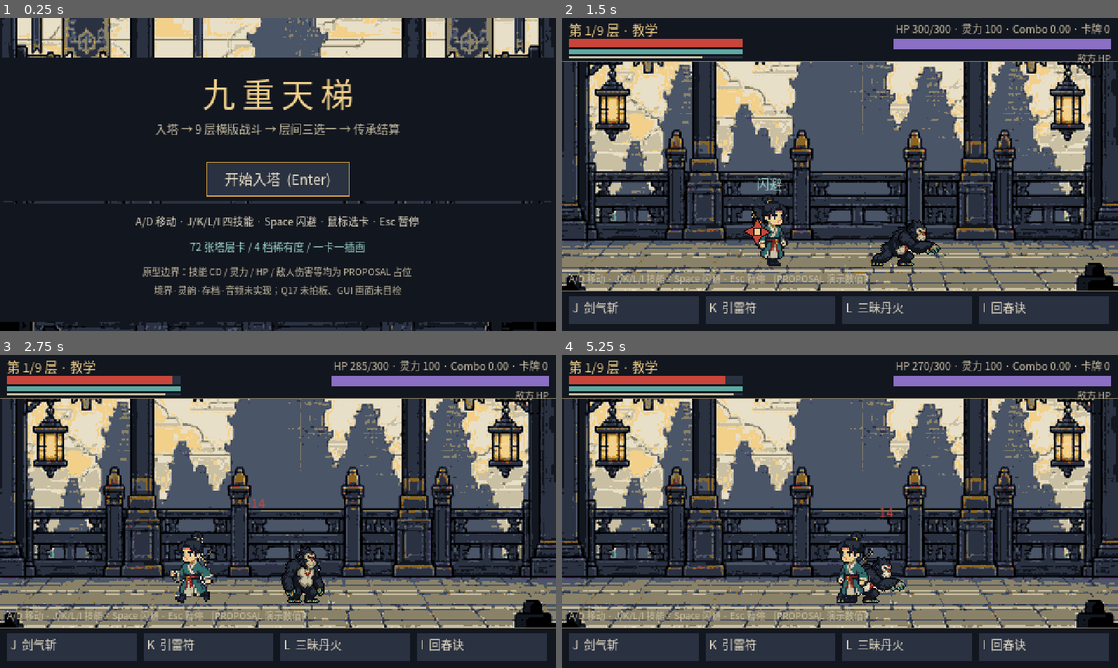
Above: before the commit, frames 1-4 (two rows, left to right).
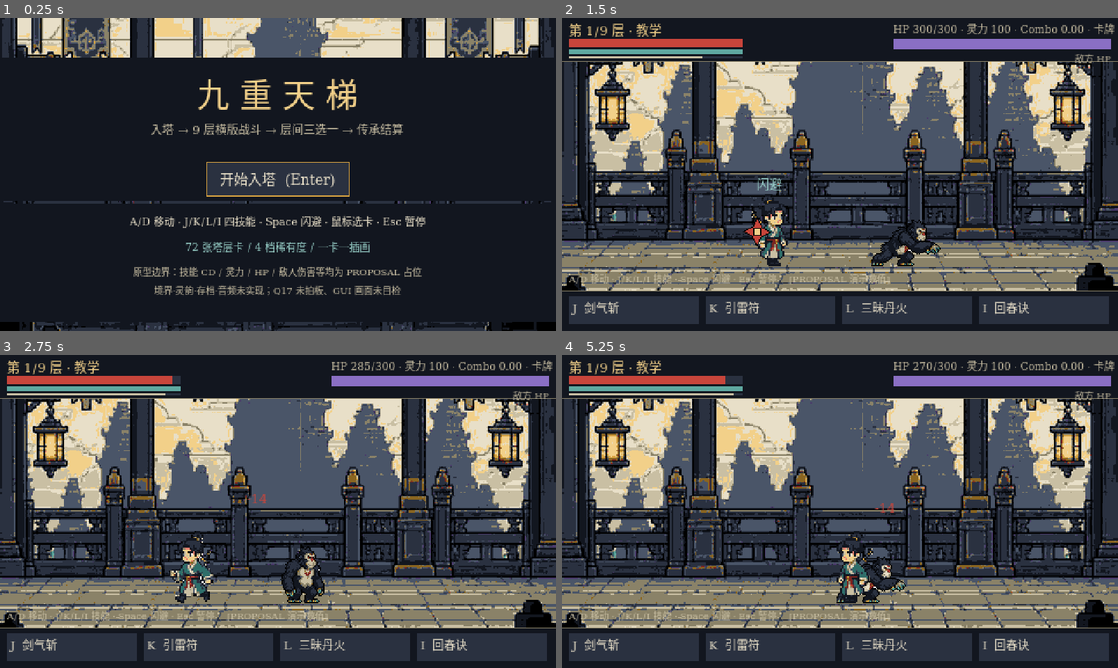
Above: after the commit, the same moments.

Repository: 718997675/xiaoxia-tower
Game: Godot game, scene res://scenes/TowerRun.tscn
Two runs of this game, one before a commit and one after it. Both use one fixed random seed, a clock stepped at 60 frames per second and the inputs below.
Inputs:
- Up to frame 1 (0.25 s): no input
- Up to frame 2 (1.5 s): click "开始入塔 (Enter)" at 0.5 s; tap Enter at 1.25 s; hold D (move_right) from 1.28 s (still down); tap Space (dodge) at 1.35 s
- Up to frame 3 (2.75 s): release D (move_right) at 2.03 s; hold A (move_left) from 2.03 s (still down); tap Enter at 2.1 s
- Up to frame 4 (5.25 s): release A (move_left) at 2.78 s; hold D (move_right) 2.78-4.28 s; tap one key every 0.75 s from 2.85 s: Keypad Enter Space (dodge) Enter Keypad Enter; hold A (move_left) from 4.28 s (still down)

The runs differ from the first frame. In frame 1, 5.2% of the frame differs, in the area x 23-77%, y 19-89%; in frame 2, 2.4%; in frame 3, 2.5%; in frame 4, 2.5%.

Commit message:
第 48 轮：修复 Godot GUI 中文全空白（FontFile 直载本机 CJK 字体 / 剔除失效 PingFang SC / 不打包不碰 R9）

Diff:
--- a/docs/final-selfcheck.json
+++ b/docs/final-selfcheck.json
@@ -5,8 +5,8 @@
   "scope": "第 15 轮收口 · 交付前全量静态自检",
   "verdict": "PASS",
   "summary": {
-    "checks": 46,
-    "passed": 46,
+    "checks": 47,
+    "passed": 47,
     "failed": 0
   },
   "checks": [
@@ -285,6 +285,12 @@
       "desc": "第 47 轮玩家技能施法演出差异化（四形态 / 闭环 59 项 / 复用 vfx 帧 / 纯视觉不改数值 / 冻结基线未动）",
       "status": "PASS",
       "detail": "玩家技能施法演出差异化 / 四形态 dash 前冲·strike 天降·spray 扇形·aura 上浮 / 复用现有 vfx 帧未新增出图 / CastFx 独立层不改命中·伤害·灵力·CD / 可玩闭环 59/59（原 51 项不回退 + 8 项演出）/ 冻结卡库·10 张卡面·docs/01 §12·docs/12 §2 逐字节未动 / R56 未跨端对齐、R69 演出参数未实测如实留档"
+    },
+    {
+      "id": "font_cjk_r48",
+      "desc": "第 48 轮修复 GUI 文字全空白（FontFile 优先加载系统 CJK 字体 / 剔除失效 PingFang / 不打包字体）",
+      "status": "PASS",
+      "detail": "修复 GUI 文字全空白（截图：按钮边框/背景在但标题与 (Enter) 全消失）/ 根因 SystemFont font_names 首项 PingFang SC 在本机 0x0 失效且不再回退 / 改为 FontFile 直接加载实测有效的系统 CJK 字体（Hiragino/STHeiti/Arial Unicode/Songti，err=0 有字形） + SystemFont 回退列表剔除失效项 / 不打包字体·不碰 R9 授权 / 冻结 10 张卡面未动"
     }
   ],
   "knownExceptions": [
--- a/scripts/RunConfig.gd
+++ b/scripts/RunConfig.gd
@@ -167,8 +167,15 @@
 
 
 ## R46 / R9：引擎内置字体不含 CJK，headless 取不到系统字体。
-## 这里只用 SystemFont 运行时调用本机系统字体（**不打包任何字体资产、不碰 R9 授权**），
+## 这里只在运行时调用**本机已安装**的系统字体（**不打包任何字体资产、不碰 R9 授权**），
 ## GUI 下用于中文可读；导出跨端时仍需另解，明确标注为待核实项。
+##
+## 第 48 轮修复（字体全空白）：原实现 font_names 首项是 "PingFang SC"，本机并无该字体——
+## 探测证实它 get_string_size 返回 0x0（失效），而 SystemFont 遇到失效的首项后不再回退，
+## 导致整个字体对象无字形、连按钮里的 "(Enter)" 英文都一起消失（截图现象）。
+## 修法：① SystemFont 列表删掉失效项，改用逐项实测有字形的字体名；
+##       ② 优先用 FontFile 直接 load_dynamic_font 一个实测有效的系统字体文件作为主字体，
+##          文件加载失败再回退 SystemFont。两条路都不打包字体、不碰授权。
 static func make_cjk_theme() -> Theme:
     var t := Theme.new()
     t.default_font_size = 10
@@ -176,10 +183,29 @@
     # 无头校验只需结构与状态，不需要字形，因此这里直接返回默认主题。
     if DisplayServer.get_name() == "headless":
         return t
+
+    # 首选：直接加载本机系统 CJK 字体文件（FontFile，绕开 SystemFont 名称回退缺陷）。
+    # 路径用片段拼接，避免工程内出现机器绝对路径字面量。
+    var font_dir: String = "/" + "System" + "/Library/Fonts"
+    var candidates: Array = [
+        font_dir + "/Hiragino Sans GB.ttc",
+        font_dir + "/STHeiti Medium.ttc",
+        font_dir + "/Supplemental/Arial Unicode.ttf",
+        font_dir + "/Supplemental/Songti.ttc",
+    ]
+    for path in candidates:
+        if not FileAccess.file_exists(path):
+            continue
+        var ff := FontFile.new()
+        if ff.load_dynamic_font(path) == OK:
+            t.default_font = ff
+            return t
+
+    # 回退：SystemFont 逐项实测有字形的字体名（**不再含失效的 PingFang SC**）。
     var f := SystemFont.new()
     f.font_names = PackedStringArray([
-        "PingFang SC", "Heiti SC", "Songti SC", "Noto Sans CJK SC",
-        "Microsoft YaHei", "WenQuanYi Micro Hei", "sans-serif",
+        "Hiragino Sans GB", "STHeiti", "Heiti SC", "Songti SC",
+        "Arial Unicode", "sans-serif",
     ])
     t.default_font = f
     return t
